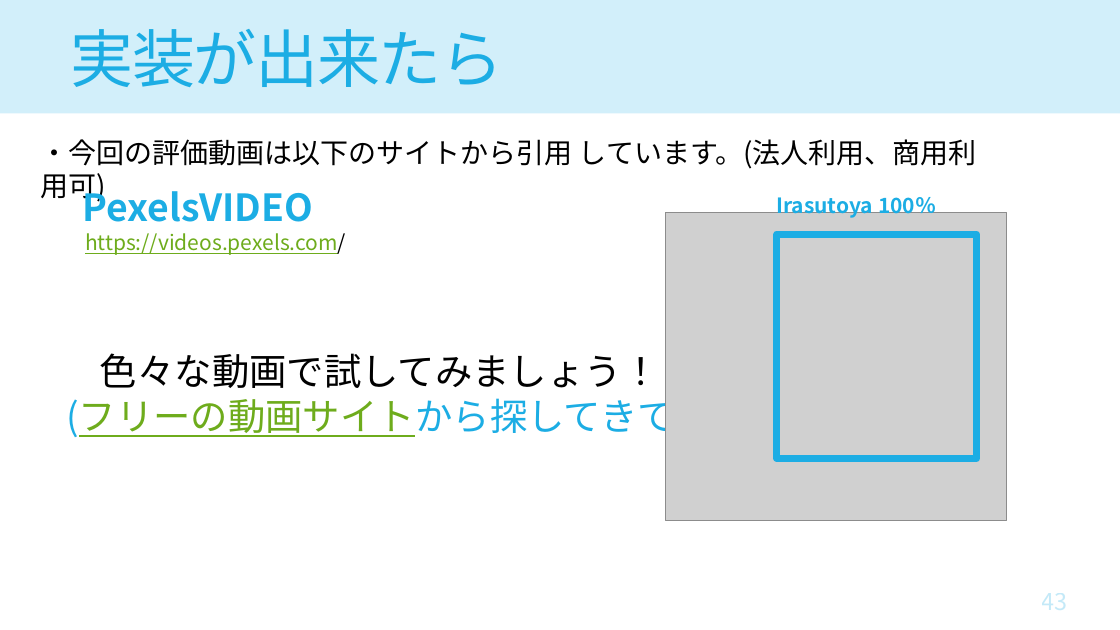
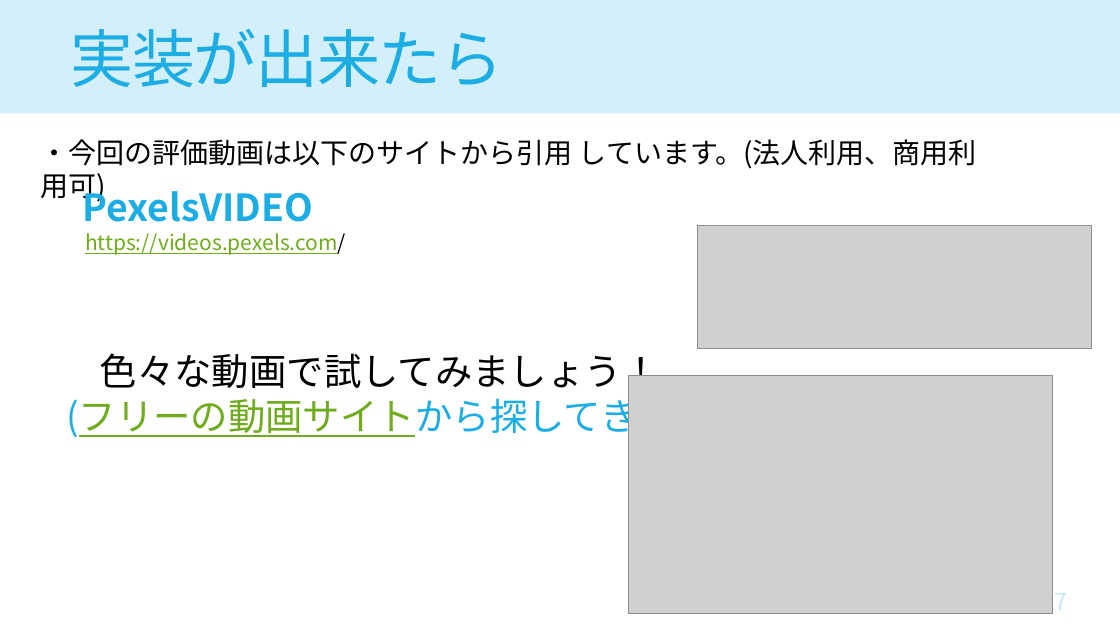
Before and after one commit to houkiboshiComet/Object-Detector-Hands-On, a slide deck: slide 47 of doc/CV_DNN_Hands-On2.pptx (slide 43 before the commit). Drawn at 1120x630 pixels with LibreOffice and Linux fonts; fonts in the diff are those of the drawing; grey boxes stand for pictures. Boxes give left, top, right and bottom in pixels: in the first picture for what was removed or moved away, otherwise in the second. Text is boxed around its words. In the diff, an @@ line names an element or a change of style, - is before the commit and + after.

```diff
--- a/doc/CV_DNN_Hands-On2.pptx
+++ b/doc/CV_DNN_Hands-On2.pptx
@@ text removed at (776, 192, 936, 218) @@
-Irasutoya 100％
@@ picture removed at (665, 212, 1007, 520) @@
@@ picture added at (697, 225, 1091, 348) @@
@@ rectangle removed at (777, 234, 977, 459) @@
@@ picture added at (628, 376, 1053, 613) @@
@@ page number added at (1042, 586, 1068, 614), 20 pt, text #1CADE4 at 25% opacity @@
+47
```
Also in this commit, not shown: 22 other slides changed, 8 slides added, 5 slides removed.
